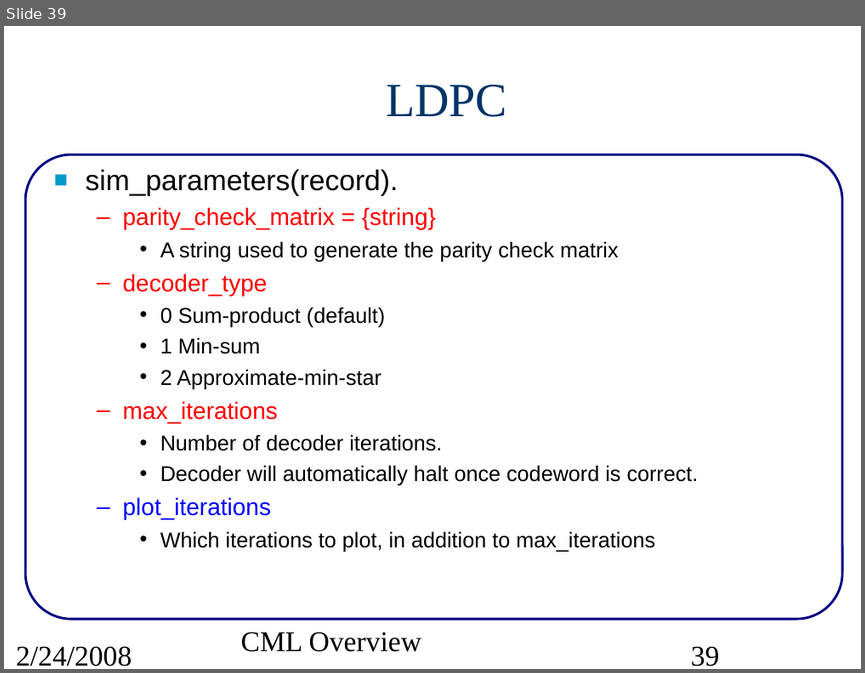
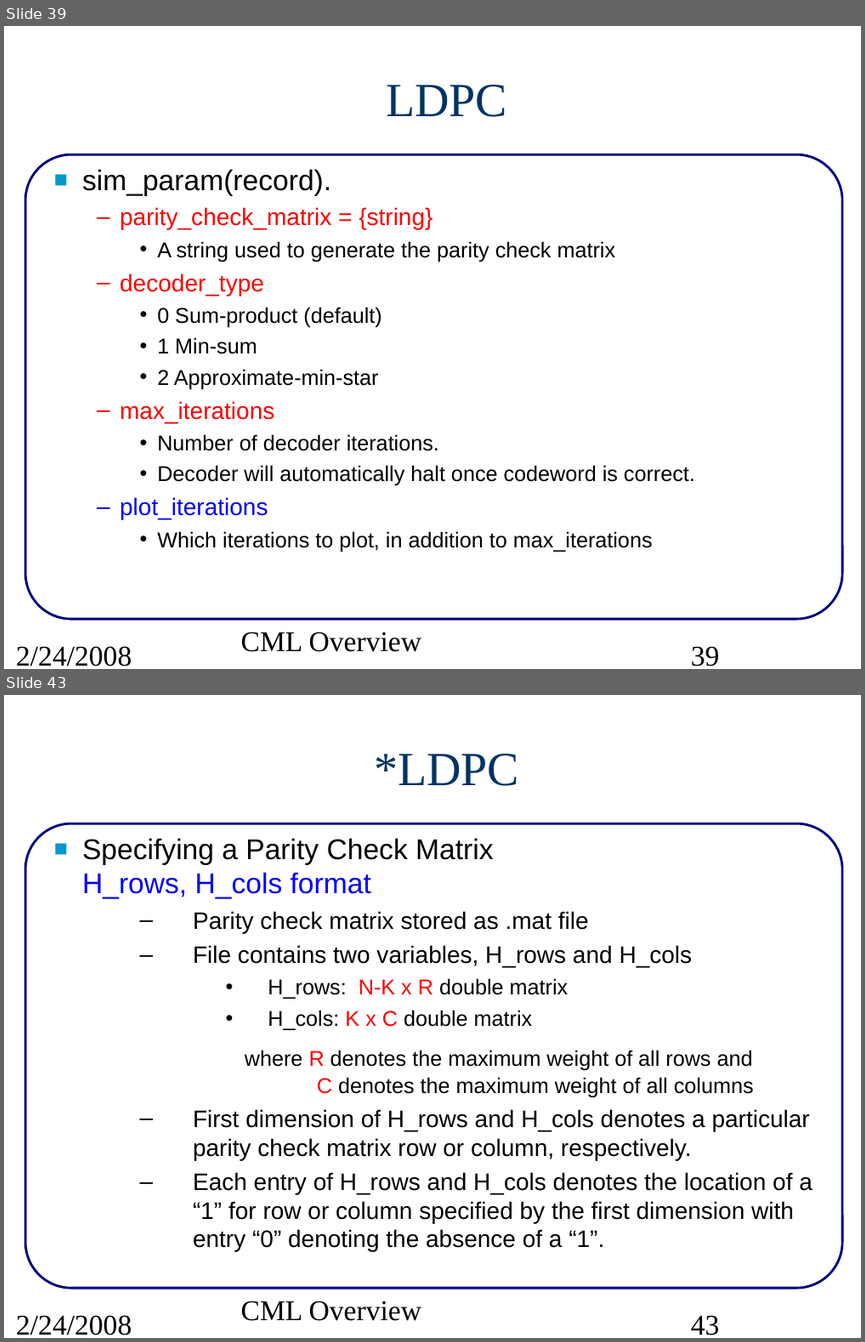
Before and after one commit to marcusmueller/iscml, a slide deck: pcs/projects/cml/doc/src/CMLoverview.ppt. Shown one above the other, each under a label of ours: slide 39 before the commit, slides 39 and 43 after it; the slides between them are not shown. The pictures are 865x673 and 865x1342 pixels, drawn with LibreOffice and Linux fonts; fonts in the diff are those of the drawing. Boxes give left, top, right and bottom in pixels: in the first picture for what was removed or moved away, otherwise in the second. Text is boxed around its words. In the diff, an @@ line names an element or a change of style, - is before the commit and + after.

```diff
--- a/pcs/projects/cml/doc/src/CMLoverview.ppt
+++ b/pcs/projects/cml/doc/src/CMLoverview.ppt
@@ slide 43 added at bbox=[4, 695, 861, 1338], background #FFFFFF; not listed: 1 template element that a slide beside it also shows @@
@@ title added at bbox=[374, 754, 519, 786], 40 pt, text #003366 @@
+*LDPC
@@ text added at bbox=[82, 838, 812, 1252], 20 pt, text #000000 @@
+■ Specifying a Parity Check Matrix
+  H_rows, H_cols format
+  – Parity check matrix stored as .mat file
+  – File contains two variables, H_rows and H_cols
+    • H_rows: N-K x R double matrix
+    • H_cols: K x C double matrix
+where R denotes the maximum weight of all rows and
+C denotes the maximum weight of all columns
+  – First dimension of H_rows and H_cols denotes a particular parity check matrix row or column, respectively.
+  – Each entry of H_rows and H_cols denotes the location of a “1” for row or column specified by the first dimension with entry “0” denoting the absence of a “1”.
@@ text added at bbox=[241, 1300, 421, 1321], 24 pt, text #000000 @@
+CML Overview
@@ text added at bbox=[16, 1315, 132, 1335], 24 pt, text #000000 @@
+2/24/2008
@@ page number added at bbox=[691, 1315, 720, 1335], 24 pt, text #000000 @@
+43
@@ slide 39 changed as well @@
@@ text at bbox=[82, 169, 331, 196]: text changed @@
-■ sim_parameters(record).
+■ sim_param(record).
@@ text at bbox=[120, 207, 695, 551]: indent changed @@
```
Also in this commit, not shown: 91 other slides changed, 16 other slides added, 4 other files.
